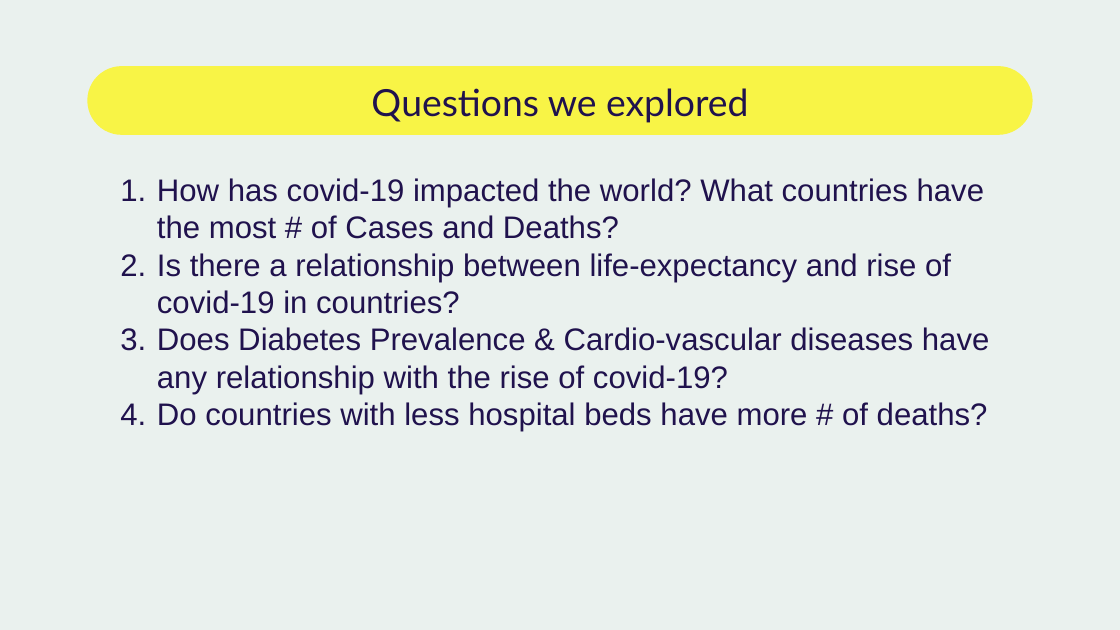
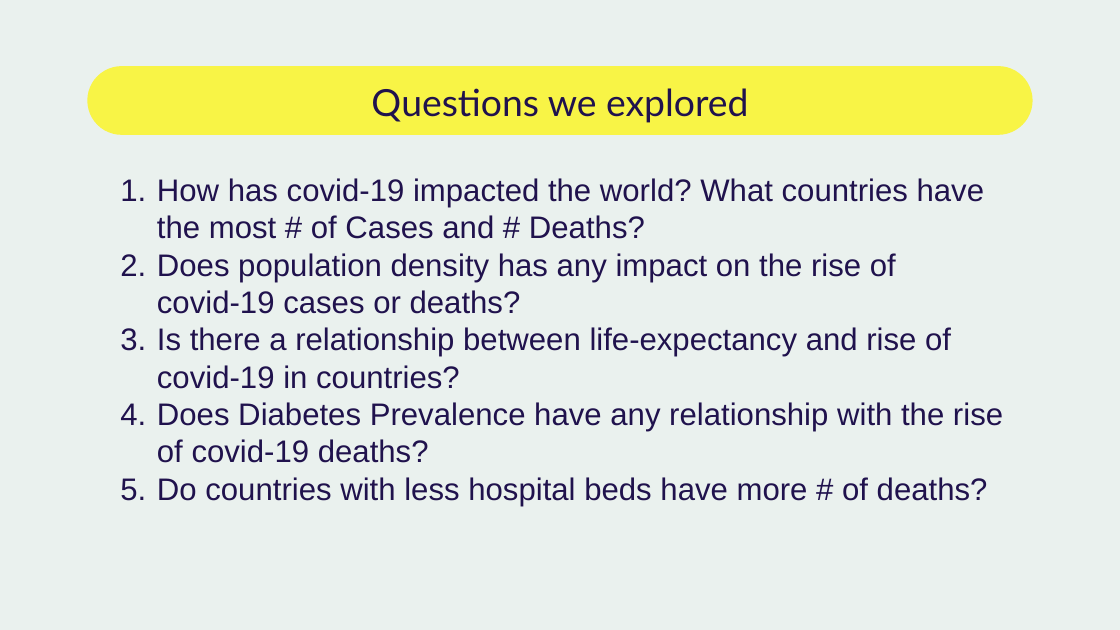
Before and after one commit to jjjdewan/ucb-data-visualization-msgrp-project1-covid-19, a slide deck: slide 2 of presentation_covid19.pptx. Drawn at 1120x630 pixels with LibreOffice and Linux fonts; fonts in the diff are those of the drawing. Boxes give left, top, right and bottom in pixels: in the first picture for what was removed or moved away, otherwise in the second. Text is boxed around its words. In the diff, an @@ line names an element or a change of style, - is before the commit and + after.

Commit message:
Final changes to presentation

```diff
--- a/presentation_covid19.pptx
+++ b/presentation_covid19.pptx
@@ text at <box>157,178,985,314</box>: text changed @@
-1. How has covid-19 impacted the world? What countries have the most # of Cases and Deaths?
+1. How has covid-19 impacted the world? What countries have the most # of Cases and # Deaths?
+2. Does population density has any impact on the rise of covid-19 cases or deaths?
@@ text at <box>157,402,1003,463</box>: text changed @@
-3. Does Diabetes Prevalence & Cardio-vascular diseases have any relationship with the rise of covid-19?
+4. Does Diabetes Prevalence have any relationship with the rise of covid-19 deaths?
```
Also in this commit, not shown: 5 other slides changed, 1 slide added, 1 slide removed, 1 other file.
